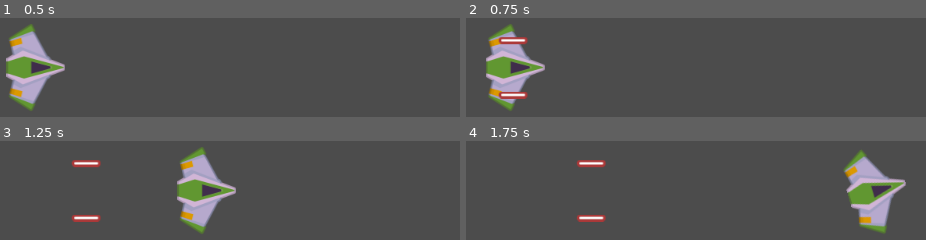
Above: before the commit, frames 1-4 (two rows, left to right).
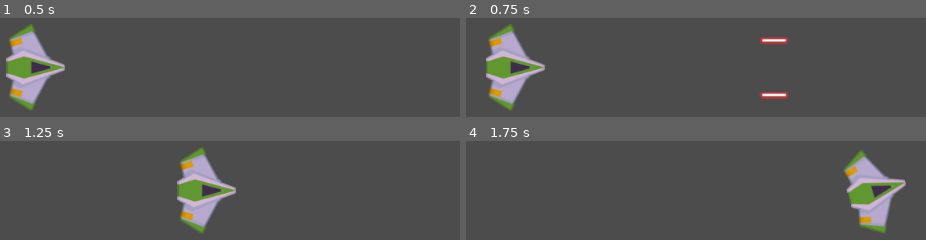
Above: after the commit, the same moments.

Repository: ismael29h/mete0rit0s-juego
Game: Godot game, scene res://Juego/Niveles/NivelTest.tscn
The game is run twice, just before and just after one commit, with the same random seed, the same clock (stepped at 60 frames per second) and the same inputs.
Inputs:
- Up to frame 1 (0.5 s): no input
- Up to frame 2 (0.75 s): tap Enter at 0.5 s; hold W (mover_adelante) from 0.53 s (still down); hold Space (disparo_principal) from 0.53 s (still down)
- Up to frame 3 (1.25 s): keep holding W (mover_adelante); keep holding Space (disparo_principal)
- Up to frame 4 (1.75 s): release W (mover_adelante) at 1.28 s; release Space (disparo_principal) at 1.28 s; tap A (mover_antihorario) at 1.35 s

Frame 1 is identical in both runs. In frame 2, 1.8% of the frame differs, in the area x 6-71%, y 19-82%; in frame 3, 0.9%; in frame 4, 0.9%.

Commit message:
Ajustes del proyectil

Diff:
--- a/Juego/Naves/Player/Player.gd
+++ b/Juego/Naves/Player/Player.gd
@@ -1,6 +1,6 @@
+extends RigidBody2D
+
 class_name Player
-
-extends RigidBody2D
 
 export var potencia_motor:int = 20
 export var potencia_rotacion:int = 280
--- a/Juego/Naves/Player/Player.tscn
+++ b/Juego/Naves/Player/Player.tscn
@@ -21,6 +21,7 @@
 [node name="SpritePlayer" type="Sprite" parent="."]
 modulate = Color( 0.862745, 0.74902, 0.886275, 1 )
 rotation = 1.5708
+z_index = 50
 texture = ExtResource( 1 )
 
 [node name="CollisionPlayer" type="CollisionShape2D" parent="."]
@@ -33,9 +34,9 @@
 proyectil = ExtResource( 4 )
 
 [node name="PunteroIzquierdo" parent="Canion" index="0"]
-position = Vector2( 0, -35 )
+position = Vector2( 9, -35 )
 
 [node name="PunteroDerecho" parent="Canion" index="1"]
-position = Vector2( 0, 35 )
+position = Vector2( 9, 35 )
 
 [editable path="Canion"]
--- a/Juego/Niveles/Nivel.gd
+++ b/Juego/Niveles/Nivel.gd
@@ -1,9 +1,23 @@
 extends Node2D
+
+class_name Nivel
+
+onready var contenedor_proyectiles:Node
 
 
 func _ready() -> void:
+	conectar_seniales()
+	crear_contenedores()
+
+func _on_disparo(proyectil:Proyectil) -> void:
+	contenedor_proyectiles.add_child(proyectil)
+
+
+func conectar_seniales() -> void:
 	Eventos.connect("disparo", self, "_on_disparo")
 
 
-func _on_disparo(proyectil:Proyectil) -> void:
-	add_child(proyectil)
+func crear_contenedores() -> void:
+	contenedor_proyectiles = Node.new()
+	contenedor_proyectiles.name = "ProyectilesDisparados"
+	add_child(contenedor_proyectiles)
--- a/Juego/Proyectiles/Canion.gd
+++ b/Juego/Proyectiles/Canion.gd
@@ -1,6 +1,6 @@
+extends Node2D
+
 class_name Canion
-
-extends Node2D
 
 export var proyectil:PackedScene = null
 export var cadencia_disparo:float = 0.8
--- a/Juego/Proyectiles/Canion.tscn
+++ b/Juego/Proyectiles/Canion.tscn
@@ -4,6 +4,8 @@
 
 [node name="Canion" type="Node2D"]
 script = ExtResource( 1 )
+cadencia_disparo = 0.25
+velocidad_proyectil = 1600
 
 [node name="PunteroIzquierdo" type="Position2D" parent="."]
 
--- a/Juego/Proyectiles/Proyectil.gd
+++ b/Juego/Proyectiles/Proyectil.gd
@@ -1,5 +1,6 @@
+extends Area2D
+
 class_name Proyectil
-extends Area2D
 
 var velocidad:Vector2 = Vector2.ZERO
 var danio:float
@@ -14,3 +15,7 @@
 	position = pos
 	rotation = dir
 	velocidad = Vector2(vel, 0).rotated(dir)
+
+
+func _on_VisibilityNotifier2D_screen_exited():
+	queue_free()
--- a/Juego/Proyectiles/Proyectil.tscn
+++ b/Juego/Proyectiles/Proyectil.tscn
@@ -12,6 +12,7 @@
 
 [node name="Sprite" type="Sprite" parent="."]
 rotation = 1.5708
+z_index = 49
 texture = ExtResource( 1 )
 
 [node name="CollisionShape2D" type="CollisionShape2D" parent="."]
@@ -22,3 +23,5 @@
 position = Vector2( -0.0441927, -0.176778 )
 rotation = 1.5708
 scale = Vector2( 0.699479, 1.90598 )
+
+[connection signal="screen_exited" from="VisibilityNotifier2D" to="." method="_on_VisibilityNotifier2D_screen_exited"]
--- a/project.godot
+++ b/project.godot
@@ -14,6 +14,11 @@
 "language": "GDScript",
 "path": "res://Juego/Proyectiles/Canion.gd"
 }, {
+"base": "Node2D",
+"class": "Nivel",
+"language": "GDScript",
+"path": "res://Juego/Niveles/Nivel.gd"
+}, {
 "base": "RigidBody2D",
 "class": "Player",
 "language": "GDScript",
@@ -26,6 +31,7 @@
 } ]
 _global_script_class_icons={
 "Canion": "",
+"Nivel": "",
 "Player": "",
 "Proyectil": ""
 }
